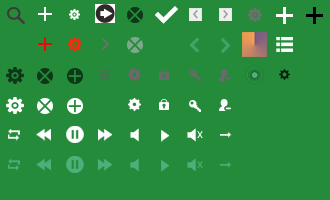
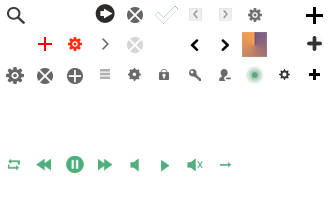
Layered file, before and after one edit (w=330, h=200). Changes by layer:
added layer "图层 25" above "图层 24" over [190, 39, 199, 51]
added layer "图层 24" above "矩形 1 拷贝" over [221, 39, 229, 51]
added layer "矩形 1 拷贝" above "图层 19 拷贝" over [309, 69, 320, 80]
hid "Arrow 拷贝" over [221, 38, 230, 53]
added layer "图层 26" above "Arrow" over [307, 36, 322, 51]
hid "Arrow" (1st of 2) over [189, 37, 199, 53]
hid "图层 0" over [0, 0, 330, 200]
